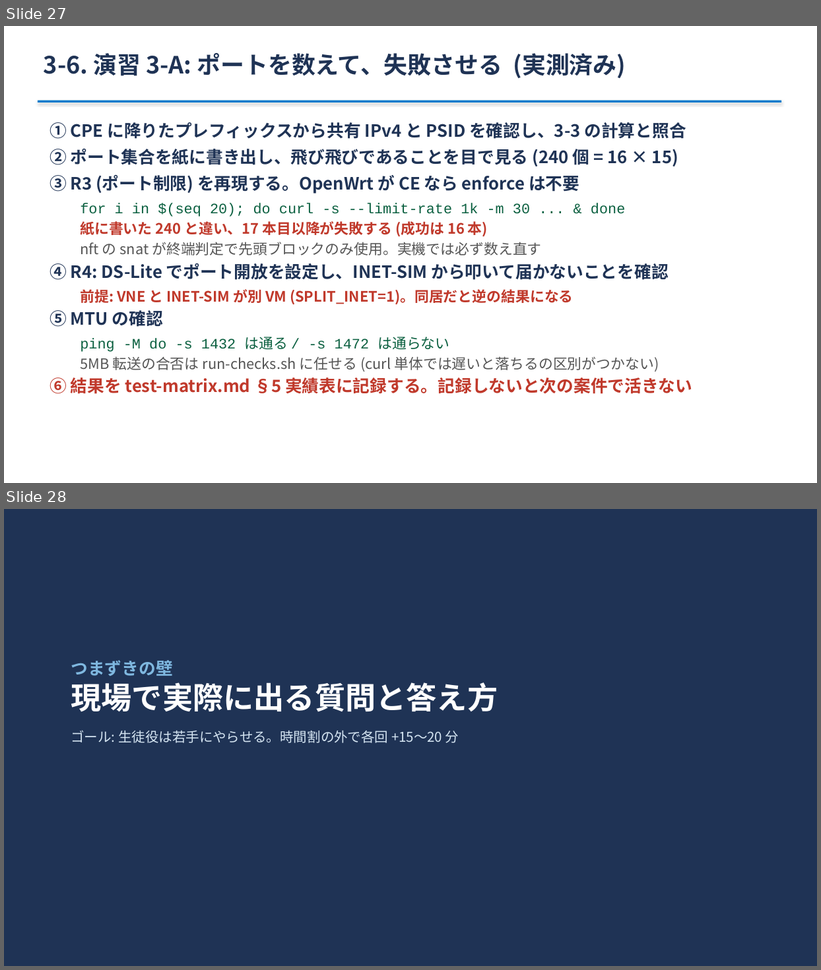
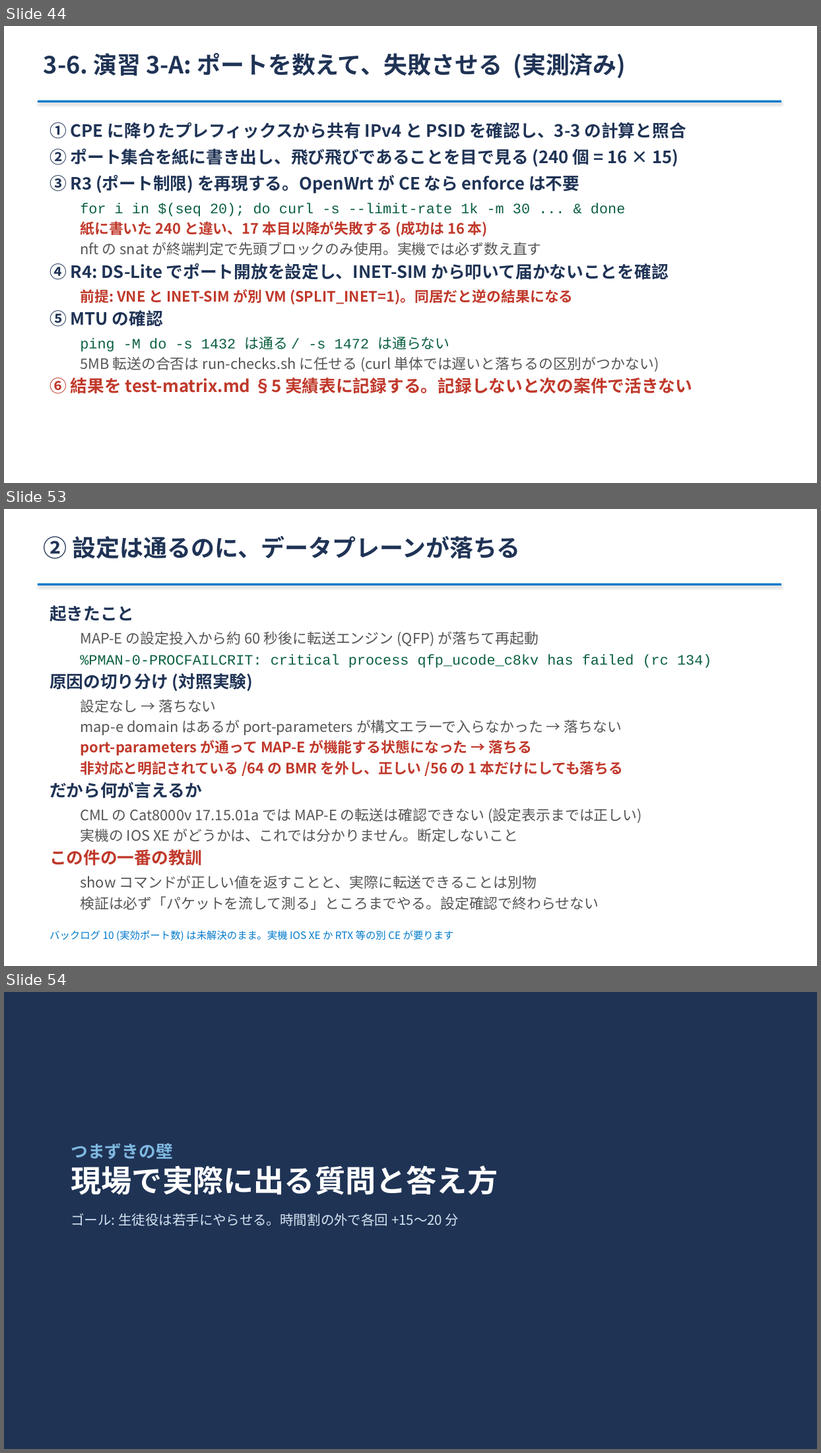
Before and after one commit to ginchankawaii/claude-code-book-template, a slide deck: docs/ipoe-lab/slides/toranomaki.pptx. Shown one above the other, each under a label of ours: slides 27 and 28 before the commit, slides 44, 53 and 54 after it; the slides between them are not shown. The pictures are 821x970 and 821x1453 pixels, drawn with LibreOffice and Linux fonts; fonts in the diff are those of the drawing. Boxes give left, top, right and bottom in pixels: in the first picture for what was removed or moved away, otherwise in the second. Text is boxed around its words. In the diff, an @@ line names an element or a change of style, - is before the commit and + after.

```diff
--- a/docs/ipoe-lab/slides/toranomaki.pptx
+++ b/docs/ipoe-lab/slides/toranomaki.pptx
@@ slide 53 added at <box>4,509,817,966</box>, background #FFFFFF @@
@@ text added at <box>44,536,521,559</box>, 28 pt, text #1F3355, bold @@
+② 設定は通るのに、データプレーンが落ちる
@@ rectangle added at <box>38,584,781,586</box>, fill #007ACC @@
@@ text added at <box>50,605,712,910</box>, 17 pt, text #555555 @@
+起きたこと
+  MAP-E の設定投入から約 60 秒後に転送エンジン (QFP) が落ちて再起動
+  %PMAN-0-PROCFAILCRIT: critical process qfp_ucode_c8kv has failed (rc 134)
+原因の切り分け (対照実験)
+  設定なし → 落ちない
+  map-e domain はあるが port-parameters が構文エラーで入らなかった → 落ちない
+  port-parameters が通って MAP-E が機能する状態になった → 落ちる
+  非対応と明記されている /64 の BMR を外し、正しい /56 の 1 本だけにしても落ちる
+だから何が言えるか
+  CML の Cat8000v 17.15.01a では MAP-E の転送は確認できない (設定表示までは正しい)
+  実機の IOS XE がどうかは、これでは分かりません。断定しないこと
+この件の一番の教訓
+  show コマンドが正しい値を返すことと、実際に転送できることは別物
+  検証は必ず「パケットを流して測る」ところまでやる。設定確認で終わらせない
@@ text added at <box>50,931,454,941</box>, 12 pt, text #007ACC @@
+バックログ 10 (実効ポート数) は未解決のまま。実機 IOS XE か RTX 等の別 CE が要ります
@@ what was slide 27 is now slide 44 @@
@@ what was slide 28 is now slide 54 @@
```
Also in this commit, not shown: 2 slides changed, 25 other slides added, 3 other files.
